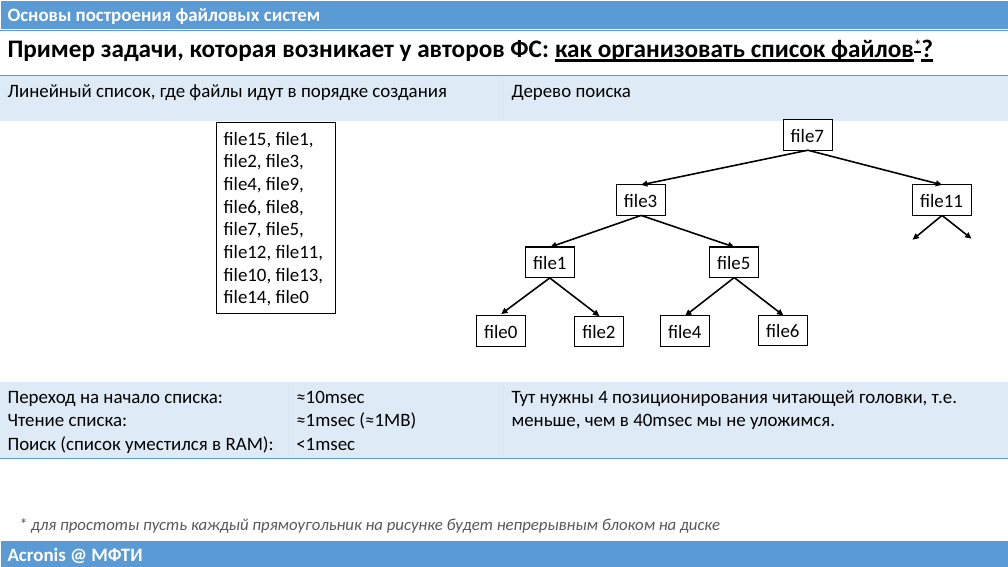
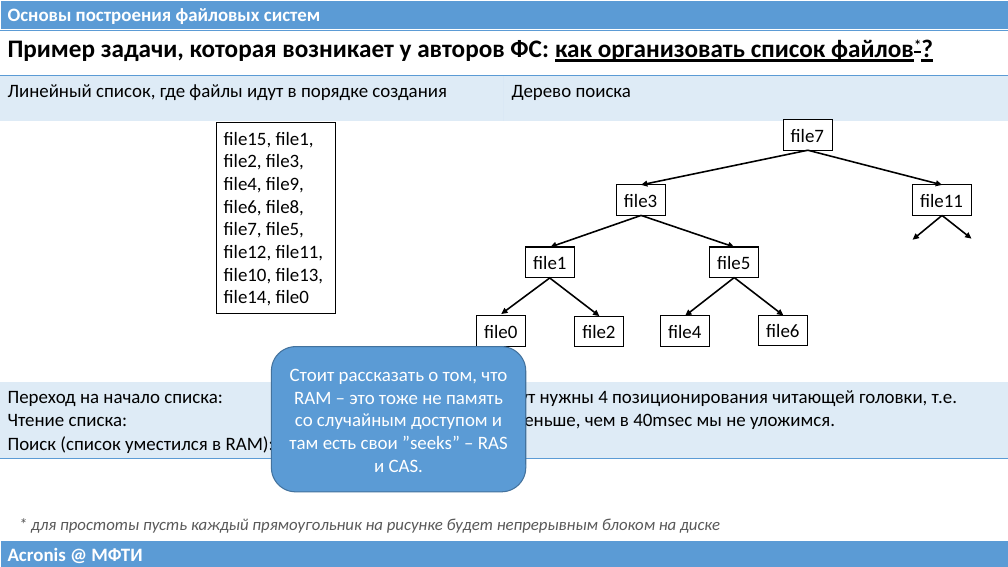
Before and after one commit to 75cc8545e7b021ed280ed0ef99fc7fc4/filesystems-101, a slide deck: slide 18 of talks/src/class00.pptx. Drawn at 1008x567 pixels with LibreOffice and Linux fonts; fonts in the diff are those of the drawing. Boxes give left, top, right and bottom in pixels: in the first picture for what was removed or moved away, otherwise in the second. Text is boxed around its words. In the diff, an @@ line names an element or a change of style, - is before the commit and + after.

```diff
--- a/talks/src/class00.pptx
+++ b/talks/src/class00.pptx
@@ rounded rectangle added at bbox=[271, 346, 526, 492], fill #5B9BD5, outline #43739E 1 pt, 18 pt, text #FFFFFF @@
+Стоит рассказать о том, что RAM – это тоже не память со случайным доступом и там есть свои ”seeks” – RAS и CAS.
```
Also in this commit, not shown: 1 other slide changed.
